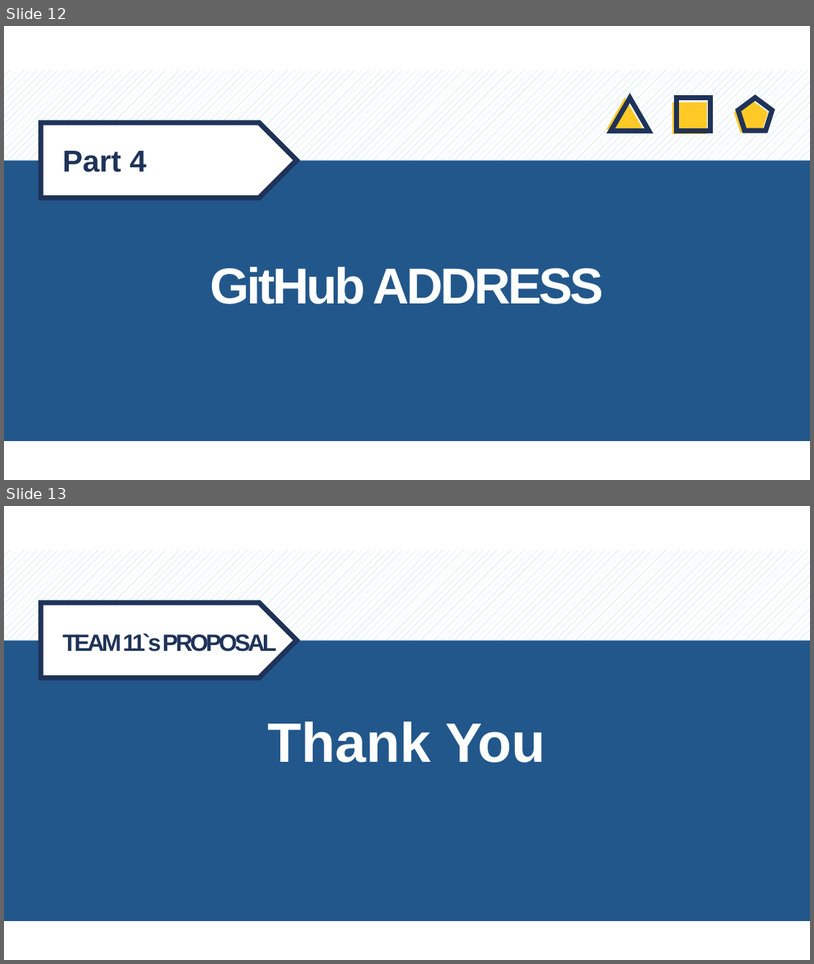
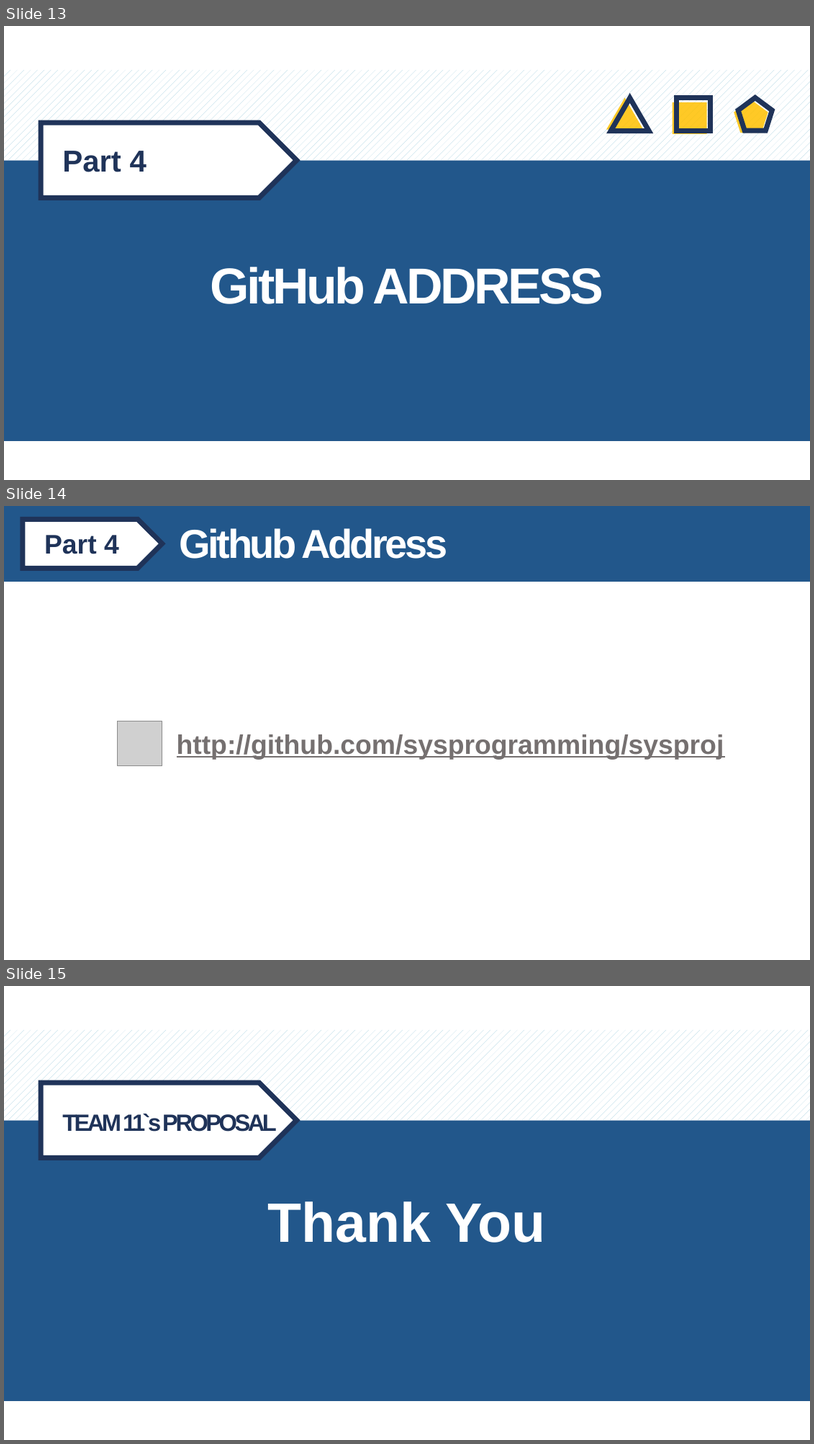
Before and after one commit to sysprogramming/sysproj, a slide deck: TEAM 11.pptx. Shown one above the other, each under a label of ours: slides 12 and 13 before the commit, slides 13, 14 and 15 after it. The pictures are 814x964 and 814x1444 pixels, drawn with LibreOffice and Linux fonts; fonts in the diff are those of the drawing; grey boxes stand for pictures; background and template pictures are left out. Boxes give left, top, right and bottom in pixels: in the first picture for what was removed or moved away, otherwise in the second. Text is boxed around its words. In the diff, an @@ line names an element or a change of style, - is before the commit and + after.

```diff
--- a/TEAM 11.pptx
+++ b/TEAM 11.pptx
@@ slide 14 added at (4, 506, 810, 960), background #FFFFFF @@
@@ rectangle added at (4, 506, 810, 582), fill #22578B @@
@@ pentagon arrow added at (23, 519, 162, 569), fill #FFFFFF, outline #1F3359 6 pt @@
@@ text added at (44, 535, 119, 554), 32 pt, text #1F3359, bold @@
+Part 4
@@ text added at (180, 528, 448, 559), 48 pt, text #FFFFFF, bold @@
+Github Address
@@ picture added at (118, 721, 162, 766) @@
@@ text added at (177, 734, 725, 759), 32 pt, text #757070, bold, underline @@
+http://github.com/sysprogramming/sysproj
@@ what was slide 12 is now slide 13 @@
@@ what was slide 13 is now slide 15 @@
```
Also in this commit, not shown: 2 slides changed, 1 other slide added.
